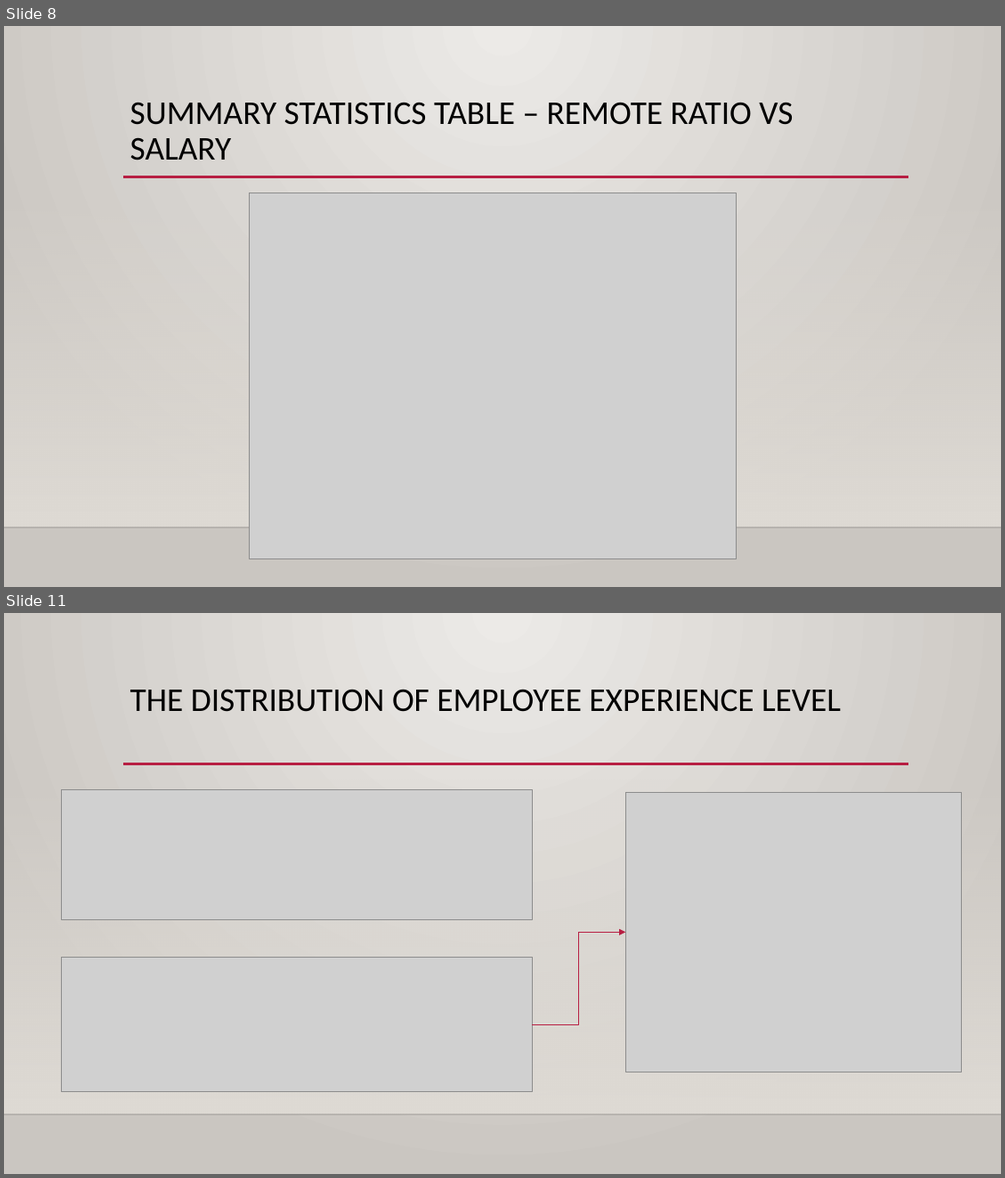
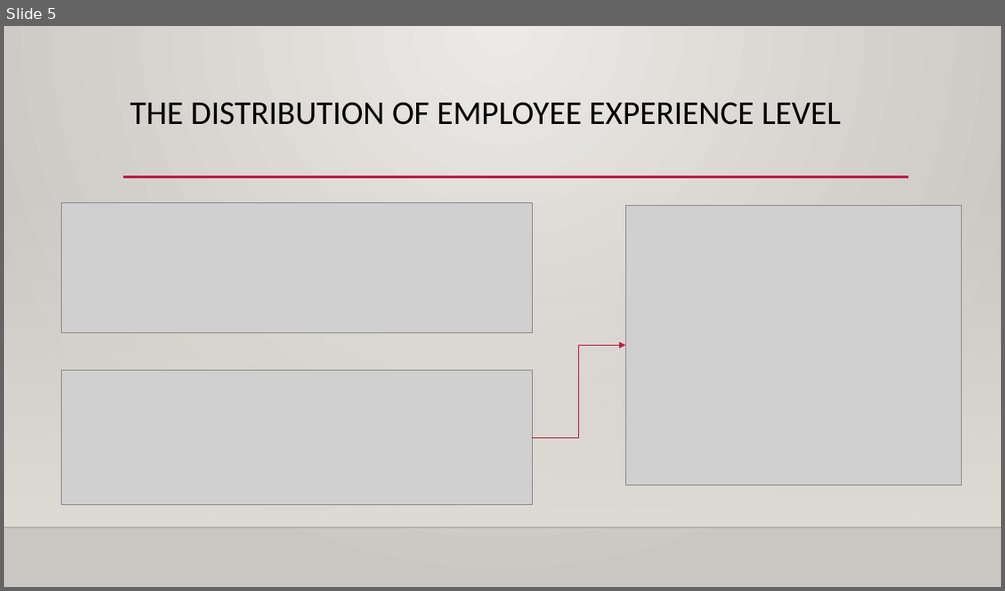
Before and after one commit to Prathima0808/project-one, a slide deck: Project 1 - Presentation Slides.pptx. Shown one above the other, each under a label of ours: slides 8 and 11 before the commit, slide 5 after it; the slides between them are not shown. The pictures are 1005x1178 and 1005x591 pixels, drawn with LibreOffice and Linux fonts; fonts in the diff are those of the drawing; grey boxes stand for pictures; background and template pictures are left out. Boxes give left, top, right and bottom in pixels: in the first picture for what was removed or moved away, otherwise in the second. Text is boxed around its words. In the diff, an @@ line names an element or a change of style, - is before the commit and + after.

```diff
--- a/Project 1 - Presentation Slides.pptx
+++ b/Project 1 - Presentation Slides.pptx
@@ slide 8 removed at bbox=[4, 26, 1001, 587], background gradient #ECEAE7 to #CAC7C1; not listed: 3 template elements that a slide beside it also shows @@
@@ title removed at bbox=[130, 102, 793, 160] @@
-SUMMARY STATISTICS TABLE – REMOTE RATIO VS SALARY
@@ picture removed at bbox=[250, 192, 736, 559] @@
@@ what was slide 11 is now slide 5 @@
```
Also in this commit, not shown: 3 slides changed, 1 slide added, 7 other slides removed.
